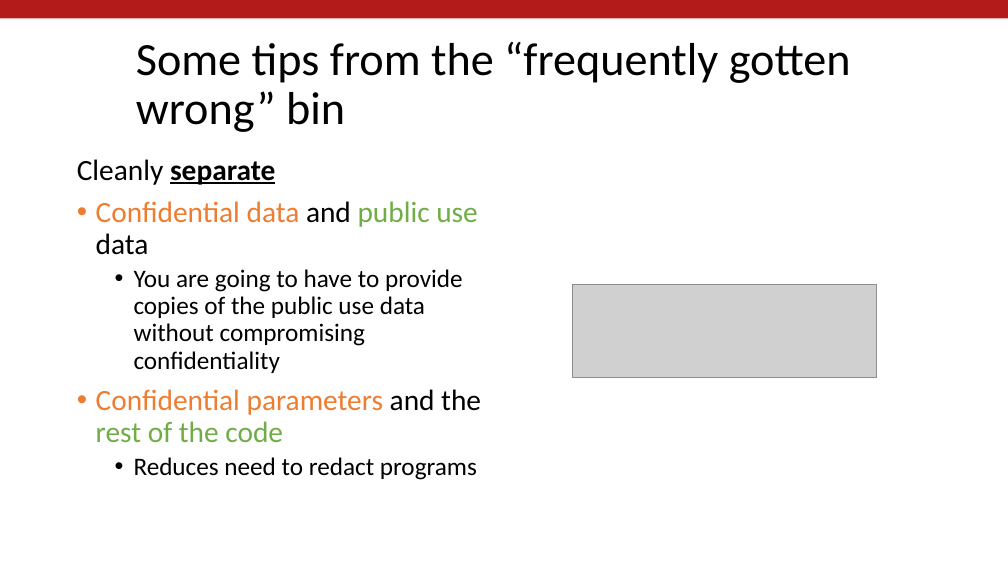
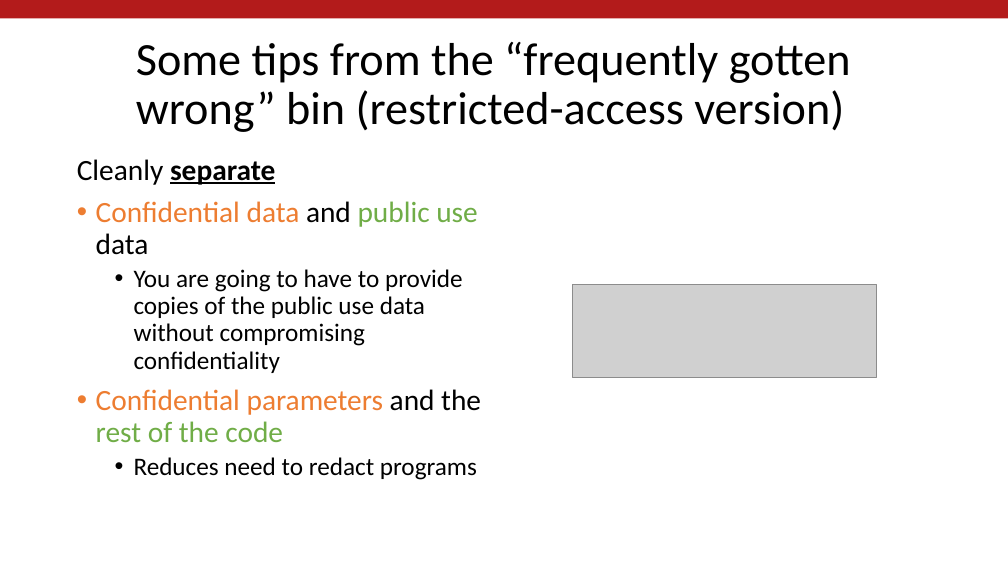
Before and after one commit to labordynamicsinstitute/day-of-data-2021, a slide deck: slide 29 of Vilhuber-Wasser-Day-of-Data-2021.pptx (slide 15 before the commit). Drawn at 1008x567 pixels with LibreOffice and Linux fonts; fonts in the diff are those of the drawing; grey boxes stand for pictures; background and template pictures are left out. Boxes give left, top, right and bottom in pixels: in the first picture for what was removed or moved away, otherwise in the second. Text is boxed around its words. In the diff, an @@ line names an element or a change of style, - is before the commit and + after.

Commit message:
Updated slides

```diff
--- a/Vilhuber-Wasser-Day-of-Data-2021.pptx
+++ b/Vilhuber-Wasser-Day-of-Data-2021.pptx
@@ title at (x1=136, y1=42, x2=851, y2=132): text changed @@
-Some tips from the “frequently gotten wrong” bin
+Some tips from the “frequently gotten wrong” bin (restricted-access version)
```
Also in this commit, not shown: 2 other slides changed, 28 slides added, 2 other files.
